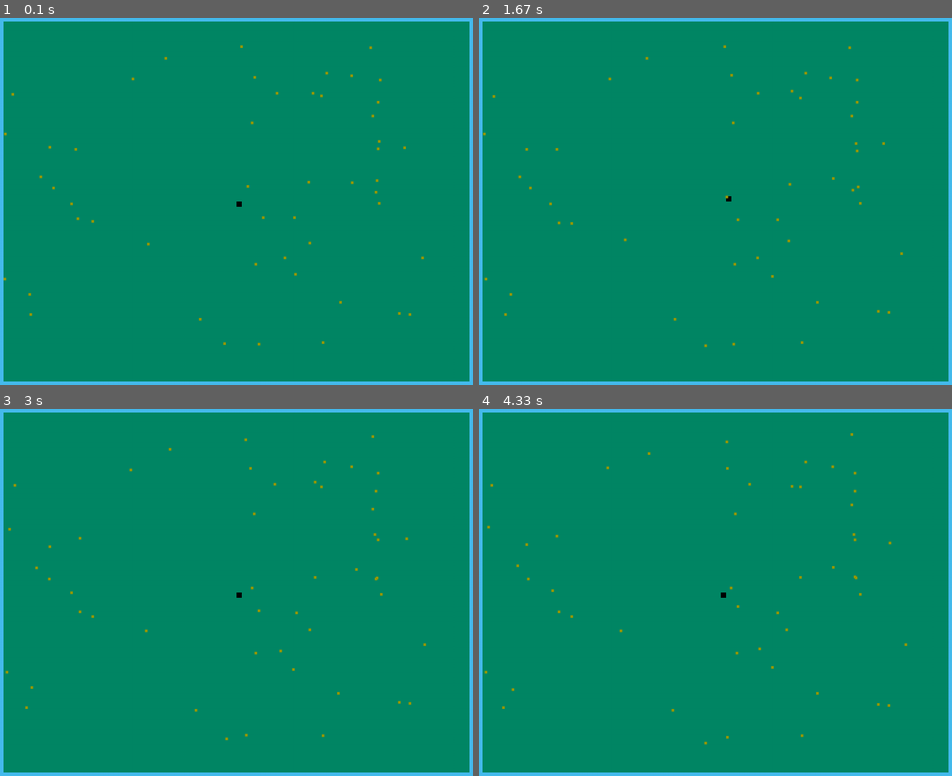
Above: before the commit, frames 1-4 (two rows, left to right).
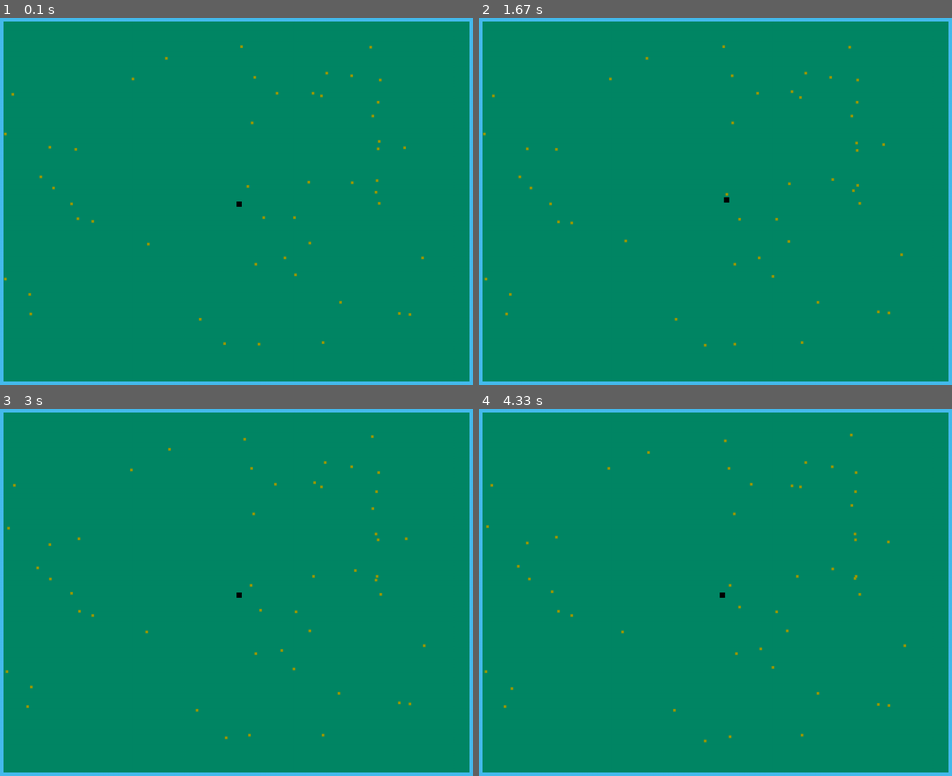
Above: after the commit, the same moments.

Repository: Kristiankaspersen/the-special-pygame
Game: pygame game, started from main.py
The game is run twice, just before and just after one commit, with the same random seed, the same clock (stepped at 60 frames per second) and the same inputs.
Inputs:
- Up to frame 1 (0.1 s): no input
- Up to frame 2 (1.67 s): hold D 0.33-0.8 s; hold W 0.83-1.13 s; hold D 1.17-1.63 s
- Up to frame 3 (3 s): hold A 1.67-2.2 s; hold S 2.23-2.53 s; hold A 2.57-2.97 s
- Up to frame 4 (4.33 s): hold W 3-3.37 s; hold D 3.4-4.03 s; hold S from 4.07 s (still down)

The runs differ from the first frame. In frame 1, less than 0.1% of the frame differs, in the area x 0-79%, y 7-82%; in frame 2, 0.2%; in frame 3, 0.2%; in frame 4, 0.3%, in the area x 1-91%, y 6-92%.

Commit message:
speed changes

Diff:
--- a/main.py
+++ b/main.py
@@ -20,12 +20,12 @@
 middle_spawn = [width/2,height/2]
 
 # Spawn Player and Main Island
-player = Player("Geir", 5, 10, middle_spawn[0], middle_spawn[1], 10, 10)
+player = Player("Geir", 4, 10, middle_spawn[0], middle_spawn[1], 10, 10)
 main_island = Island(islandX, islandY, width - islandX*2, height - islandY*2 )
 
 # Spawn Baboons
 for x in range(50):
-    Baboon(random.randint(main_island.x, main_island.width), random.randint(main_island.y, main_island.height), 4, 100, 5, 5, 5)
+    Baboon(random.randint(main_island.x, main_island.width), random.randint(main_island.y, main_island.height), 3, 100, 5, 5, 5)
 
 running = True
 while running:
